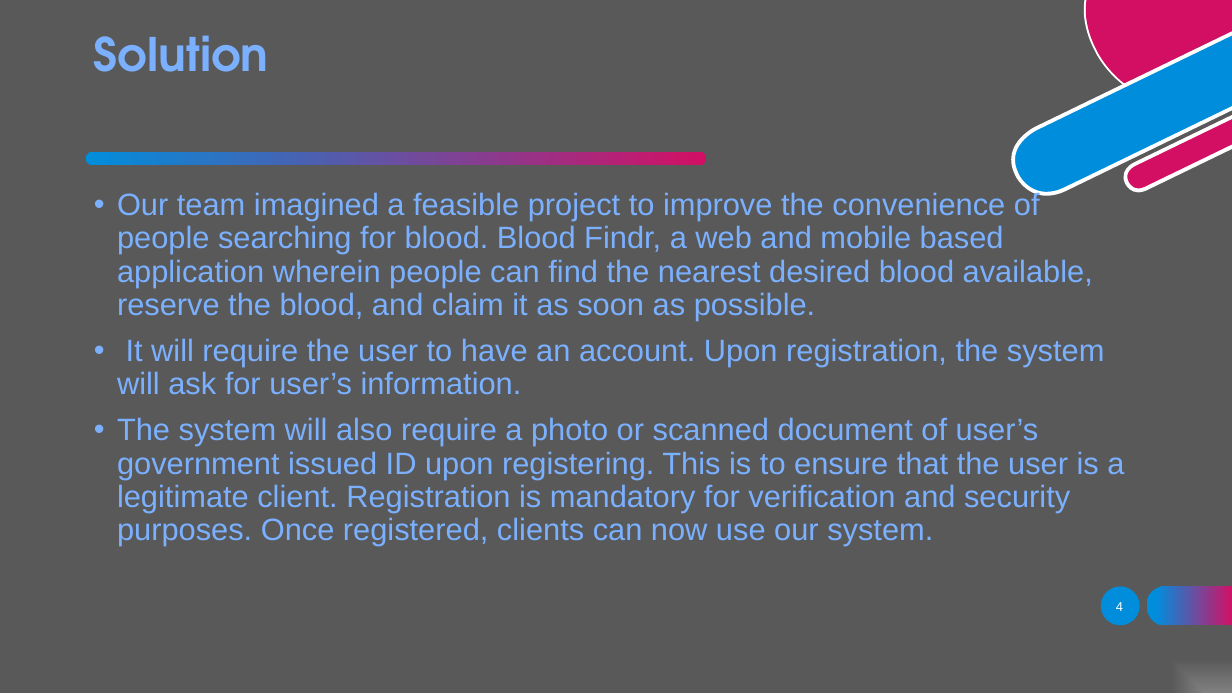
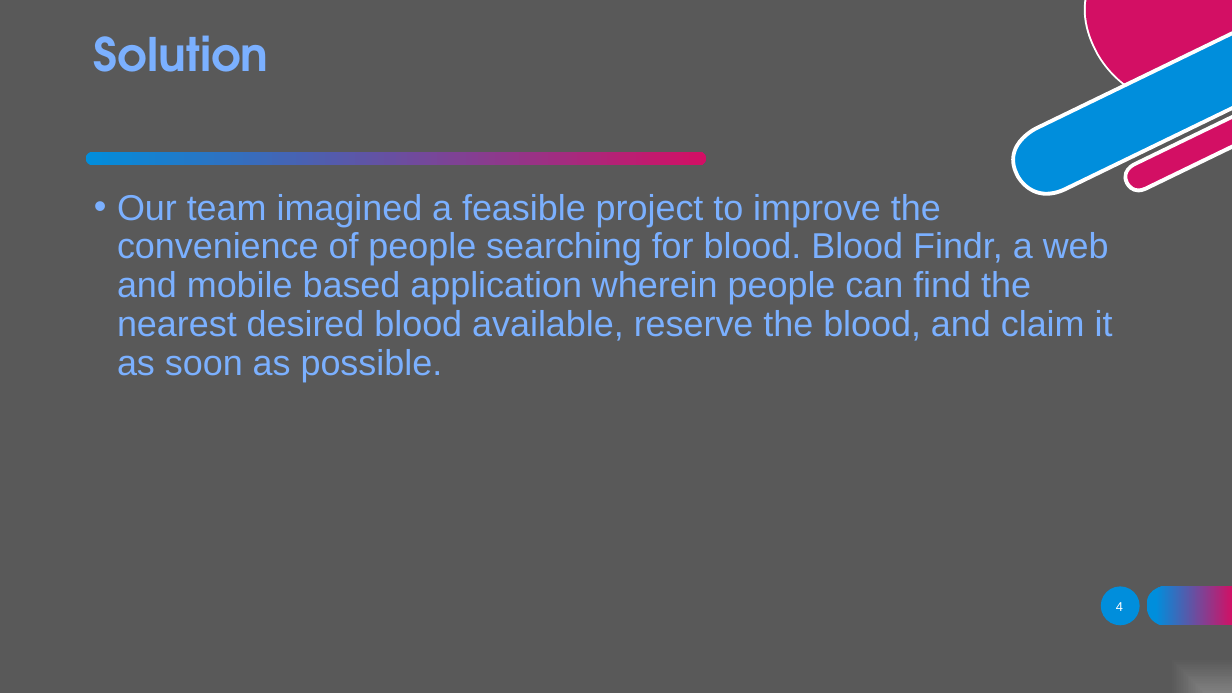
Before and after one commit to seans888/Blood-Findr, a slide deck: slide 4 of Documentation/CSPROJ Docs/CSPROJ_MIDTERM_DEF.pptx. Drawn at 1232x693 pixels with LibreOffice and Linux fonts; fonts in the diff are those of the drawing. Boxes give left, top, right and bottom in pixels: in the first picture for what was removed or moved away, otherwise in the second. Text is boxed around its words. In the diff, an @@ line names an element or a change of style, - is before the commit and + after.

```diff
--- a/Documentation/CSPROJ Docs/CSPROJ_MIDTERM_DEF.pptx
+++ b/Documentation/CSPROJ Docs/CSPROJ_MIDTERM_DEF.pptx
@@ text "Our team imagined a feasible ..." at [117,194,1113,382]: size 24 to 28 pt @@
@@ text at [117,338,1124,546]: paragraphs removed @@
-• It will require the user to have an account. Upon registration, the system will ask for user’s information.
-• The system will also require a photo or scanned document of user’s government issued ID upon registering. This is to ensure that the user is a legitimate client. Registration is mandatory for verification and security purposes. Once registered, clients can now use our system.
```
Also in this commit, not shown: 1 other slide changed.
